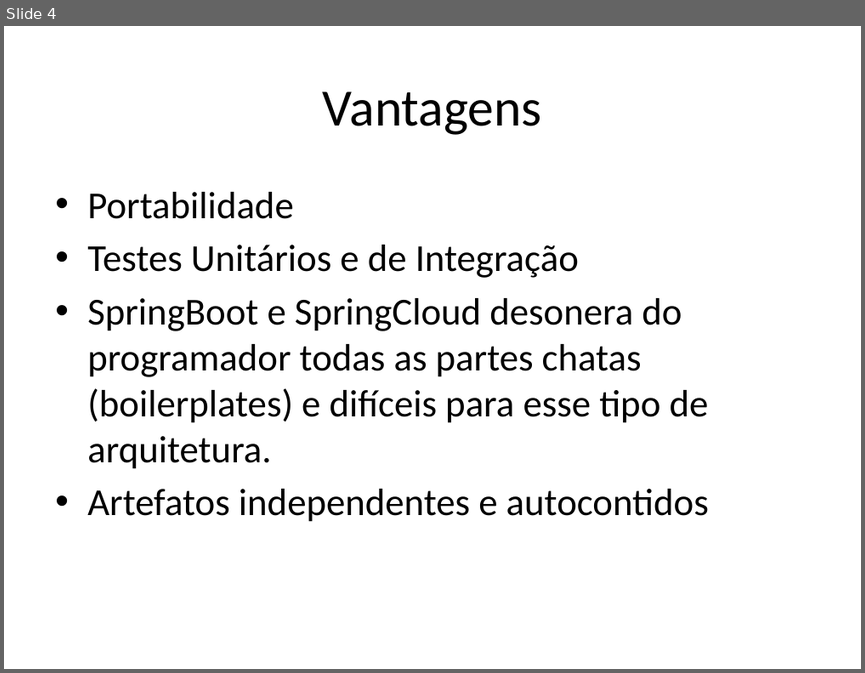
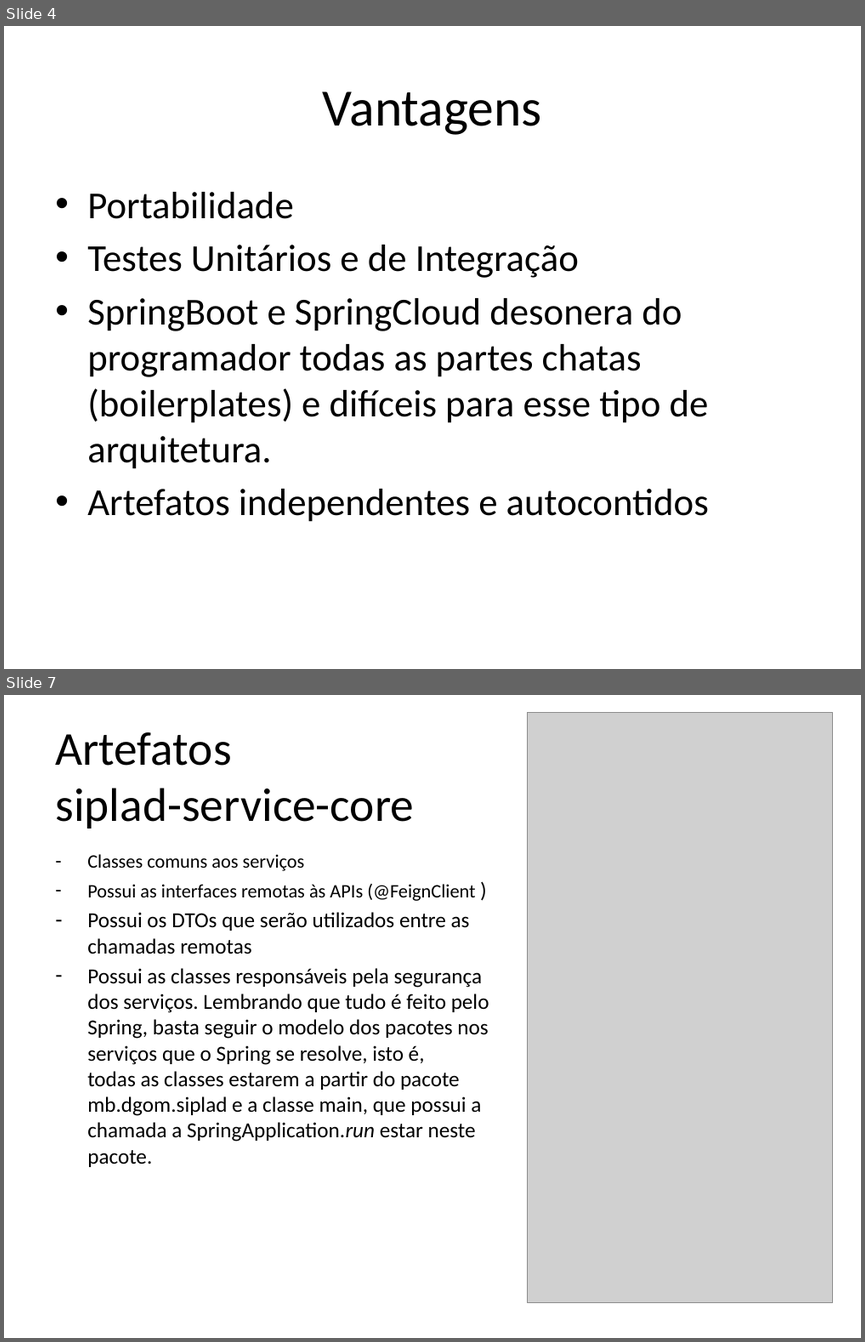
Before and after one commit to MarcelloTinoco/arquitetura-software, a slide deck: Arquitetura Siplad V3.pptx. Shown one above the other, each under a label of ours: slide 4 before the commit, slides 4 and 7 after it; the slides between them are not shown. The pictures are 865x673 and 865x1342 pixels, drawn with LibreOffice and Linux fonts; fonts in the diff are those of the drawing; grey boxes stand for pictures. Boxes give left, top, right and bottom in pixels: in the first picture for what was removed or moved away, otherwise in the second. Text is boxed around its words. In the diff, an @@ line names an element or a change of style, - is before the commit and + after.

Commit message:
1 - Refactory no artefato siplad-gateway, para importar o artefato siplad-service-core. 2 - Incremento no Power Point da Arquitetura Siplad V3

```diff
--- a/Arquitetura Siplad V3.pptx
+++ b/Arquitetura Siplad V3.pptx
@@ slide 7 added at [4, 695, 861, 1338], background #FFFFFF @@
@@ picture added at [527, 713, 833, 1303] @@
@@ title added at [55, 732, 414, 828], 39.6 pt, text #000000 @@
+Artefatos
+siplad-service-core
@@ text added at [87, 854, 489, 1167], 18 pt, text #000000 @@
+– Classes comuns aos serviços
+– Possui as interfaces remotas às APIs (@FeignClient )
+– Possui os DTOs que serão utilizados entre as
+  chamadas remotas
+– Possui as classes responsáveis pela segurança
+  dos serviços. Lembrando que tudo é feito pelo
+  Spring, basta seguir o modelo dos pacotes nos
+  serviços que o Spring se resolve, isto é,
+  todas as classes estarem a partir do pacote
+  mb.dgom.siplad e a classe main, que possui a
+  chamada a SpringApplication.run estar neste
+  pacote.
```
Also in this commit, not shown: 1 slide changed, 8 other slides added, 33 other files.
